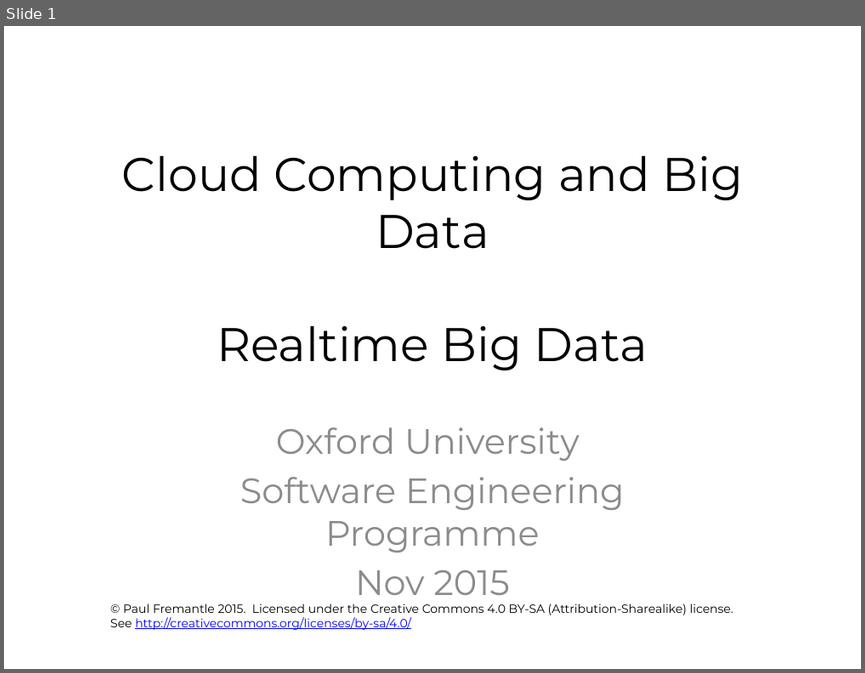
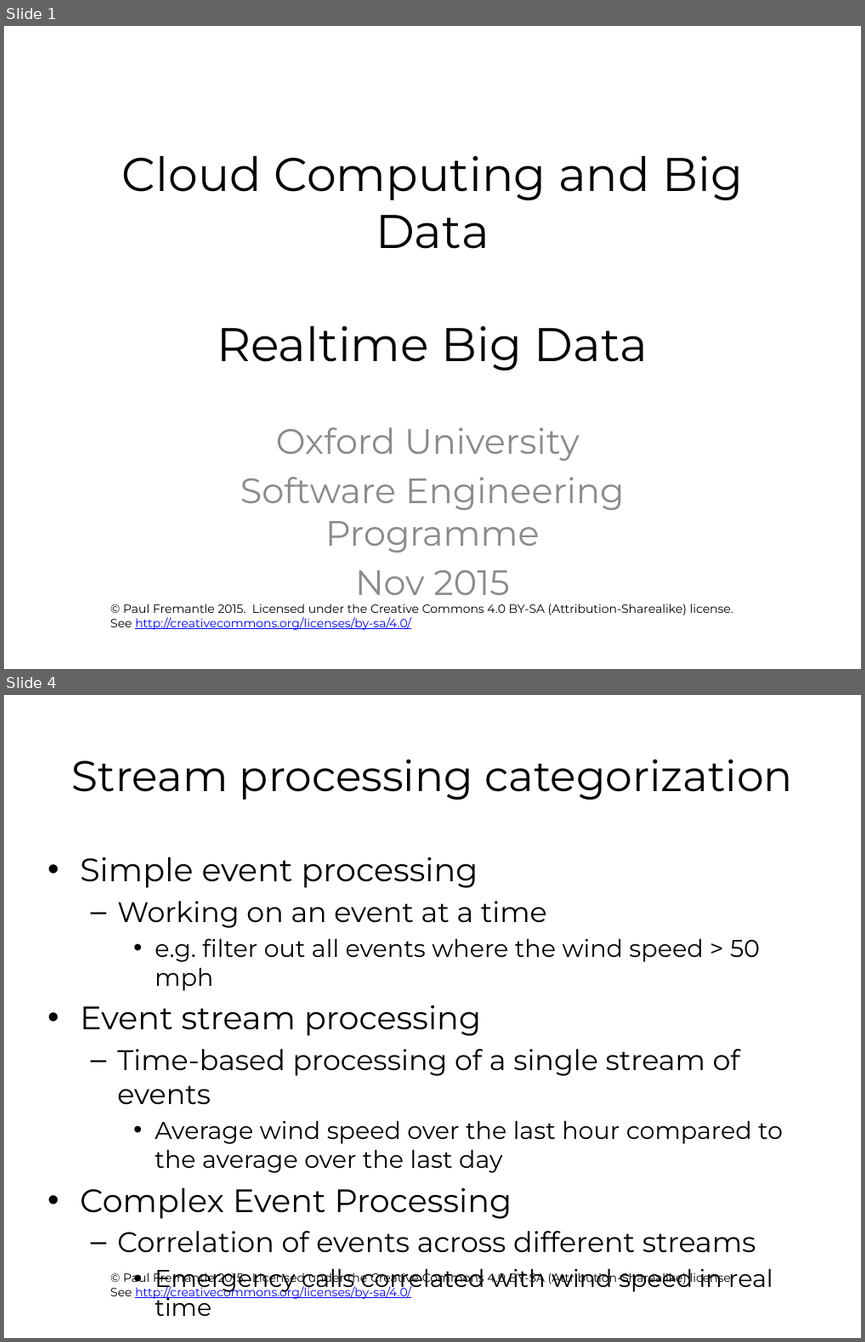
Before and after one commit to pzfreo/ox-clo, a slide deck: pres-source/11-realtime-bigdata.pptx. Shown one above the other, each under a label of ours: slide 1 before the commit, slides 1 and 4 after it; the slides between them are not shown. The pictures are 865x673 and 865x1342 pixels, drawn with LibreOffice and Linux fonts; fonts in the diff are those of the drawing; background and template pictures are left out. Boxes give left, top, right and bottom in pixels: in the first picture for what was removed or moved away, otherwise in the second. Text is boxed around its words. In the diff, an @@ line names an element or a change of style, - is before the commit and + after.

Commit message:
updates

```diff
--- a/pres-source/11-realtime-bigdata.pptx
+++ b/pres-source/11-realtime-bigdata.pptx
@@ slide 4 added at [4,695,861,1338], background #FFFFFF; not listed: 1 template element that a slide beside it also shows @@
@@ title added at [72,759,793,800], 36 pt, text #000000 @@
+Stream processing categorization
@@ text added at [80,857,783,1315], 20.4 pt, text #000000 @@
+• Simple event processing
+  – Working on an event at a time
+    • e.g. filter out all events where the wind speed > 50 mph
+• Event stream processing
+  – Time-based processing of a single stream of events
+    • Average wind speed over the last hour compared to the average over the last day
+• Complex Event Processing
+  – Correlation of events across different streams
+    • Emergency calls correlated with wind speed in real time
```
Also in this commit, not shown: 17 other slides added.
